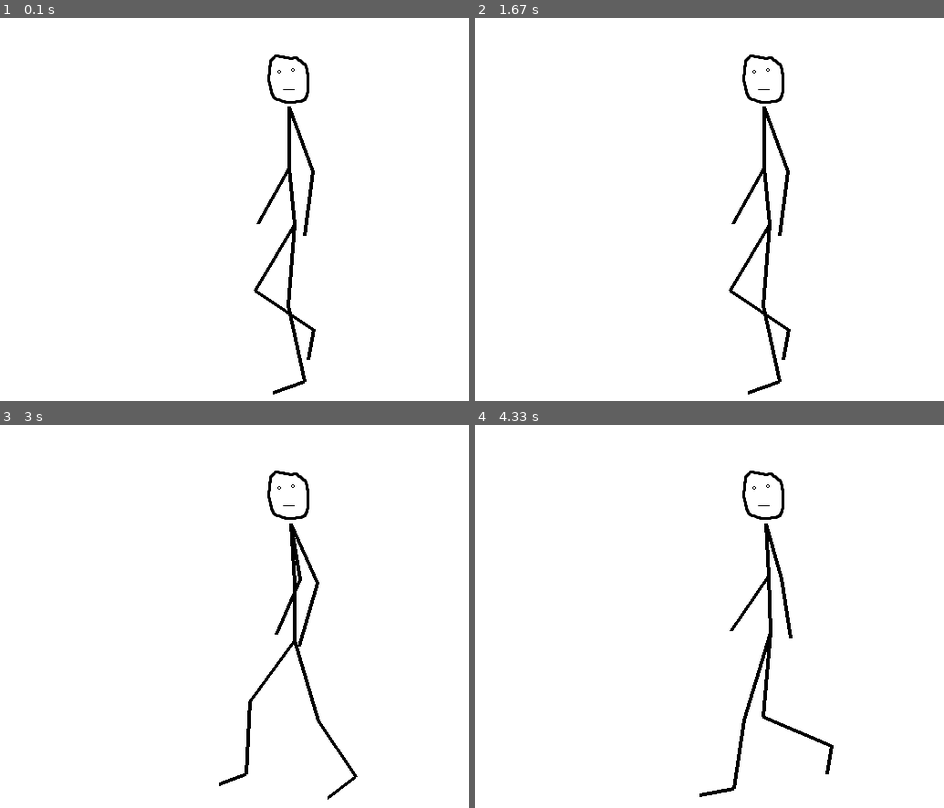
Above: before the commit, frames 1-4 (two rows, left to right).
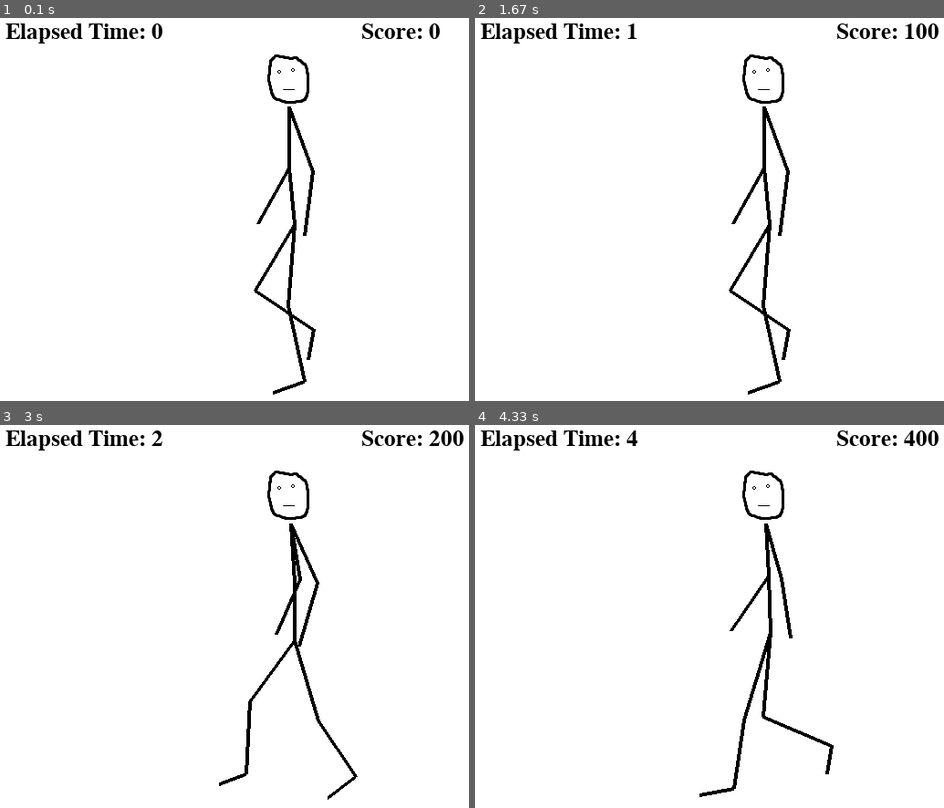
Above: after the commit, the same moments.

Repository: fbessho/raspberry-pi
Game: pygame game, started from walking_human/walking_human.py
Two runs of this game, one before a commit and one after it. Both use one fixed random seed, a clock stepped at 60 frames per second and the inputs below.
Inputs:
- Up to frame 1 (0.1 s): no input
- Up to frame 2 (1.67 s): no input
- Up to frame 3 (3 s): no input
- Up to frame 4 (4.33 s): no input

The runs differ from the first frame. In frame 1, 0.9% of the frame differs, in the area x 1-94%, y 1-7%; in frame 2, 1.0%; in frame 3, 1.0%; in frame 4, 1.0%, in the area x 1-99%, y 1-7%.

Commit message:
Add header

Diff:
--- a/walking_human/walking_human.py
+++ b/walking_human/walking_human.py
@@ -1,5 +1,5 @@
 import pygame
-from time import sleep
+from time import sleep, time
 from positions import positions
 
 WIDTH = 640
@@ -7,21 +7,41 @@
 COLOR = pygame.Color(0, 0, 0)
 LINE_WIDTH = 4
 SEC_PER_FRAME = 0.1
+HEADER_FONT = None # initialized after pygame.init()
 
 def main():
     pygame.init()
+    global HEADER_FONT
+    HEADER_FONT = pygame.font.SysFont("freeserif", 25, bold=1)
     window = pygame.display.set_mode((WIDTH, HEIGHT))
     face_image = pygame.image.load("face.png")
     face_image.convert_alpha()
 
+    start_time = time()
+
     while True:
         for position in positions:
+            window.fill(pygame.Color(255, 255, 255))
+            draw_header(window, start_time)
             draw_human(window, position, face_image)
+            pygame.display.update()
             sleep(SEC_PER_FRAME)
 
         # Quit when the close button in the window is pressed
         if pygame.QUIT in [e.type for e in pygame.event.get()]:
             break
+
+# Draw time and score
+def draw_header(window, start_time):
+    # Draw elapsed time
+    elapsed_sec = int(time() - start_time)
+    timeSurface = HEADER_FONT.render("Elapsed Time: %d" % elapsed_sec, 1, COLOR)
+    window.blit(timeSurface, (10, 10))
+
+    # Draw score
+    score = elapsed_sec * 100
+    scoreSurface = HEADER_FONT.render("Score: %d" % score, 1, COLOR)
+    window.blit(scoreSurface, (400, 10))
 
 def draw_human(window, position, face_image):
     normalized_points = normalize(position, WIDTH/2)
@@ -29,16 +49,10 @@
      r_elbow, r_hand, r_knee, r_ankle, r_toe,
      l_elbow, l_hand, l_knee, l_ankle, l_toe) = normalized_points
 
-    window.fill(pygame.Color(255, 255, 255))
-
     # draw face
     face_width, face_height = face_image.get_size()
     face_top = face_center[0] - face_width/2
     face_left = face_center[1] - face_height/2
-#     pygame.draw.ellipse(window,
-#                         COLOR,
-#                         pygame.Rect(face_top, face_left, face_width, face_height),
-#                         1)
     window.blit(face_image, (face_top, face_left))
 
     # draw lines
@@ -58,7 +72,6 @@
     pygame.draw.line(window, COLOR, l_ankle, l_toe,   LINE_WIDTH)
 
     # print(normalized_points)
-    pygame.display.update()
 
 # Set x of human's face to center, and convert float to int
 def normalize(points, center):
@@ -73,5 +86,5 @@
 
     return normalized_points
 
-
-main()
+if __name__ == "__main__":
+    main()
